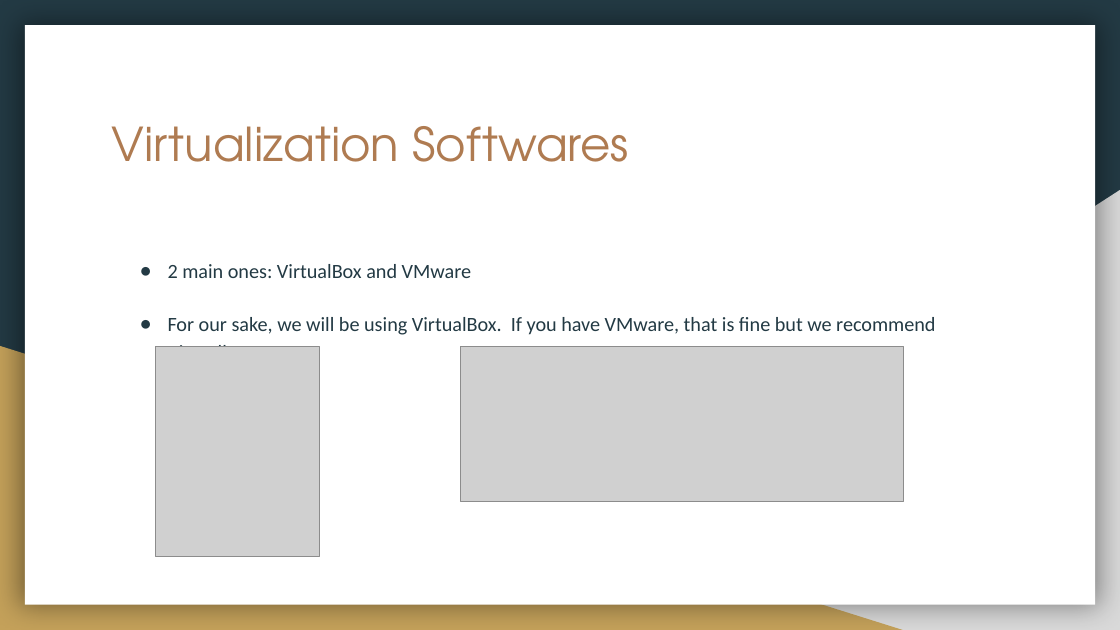
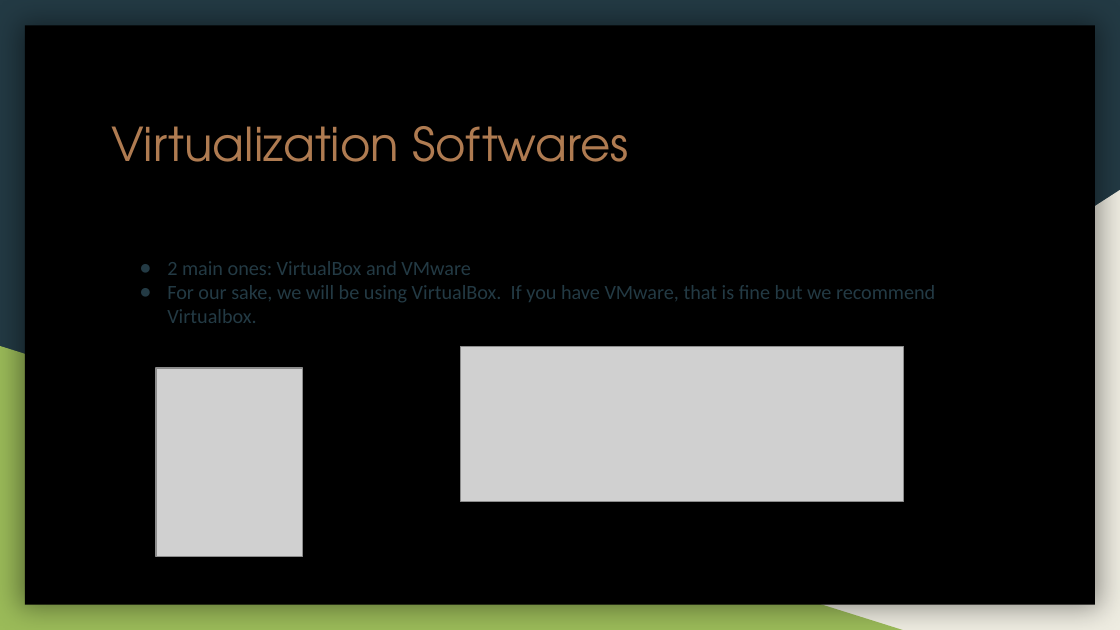
Before and after one commit to UMBCCyberDawgs/meeting-resources, a slide deck: slide 5 of fall-2017/Virtualization and VMs.pptx. Drawn at 1120x630 pixels with LibreOffice and Linux fonts; fonts in the diff are those of the drawing; grey boxes stand for pictures. Boxes give left, top, right and bottom in pixels: in the first picture for what was removed or moved away, otherwise in the second. Text is boxed around its words. In the diff, an @@ line names an element or a change of style, - is before the commit and + after.

```diff
--- a/fall-2017/Virtualization and VMs.pptx
+++ b/fall-2017/Virtualization and VMs.pptx
@@ rectangle at [25,26,1095,605]: fill #FFFFFF to #000000 @@
@@ right triangle at [439,190,1120,630]: fill #D9D9D9 to #EEECE1 @@
@@ text "2 main ones: VirtualBox and ..." at [167,261,935,323]: line spacing 1.15 to 1; less space between paragraphs @@
@@ right triangle at [0,346,903,630]: fill #C4A15A to #9BBB59 @@
@@ picture: place and size @@
-picture at [156,346,319,557]
+picture at [156,368,302,557]
```
Also in this commit, not shown: 8 other slides changed.
